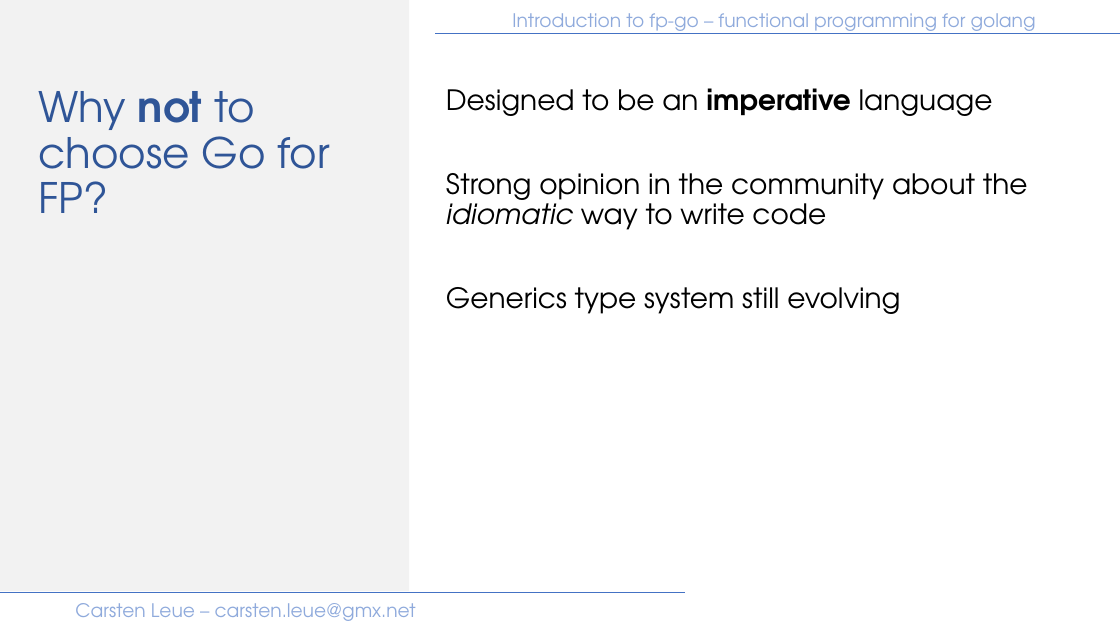
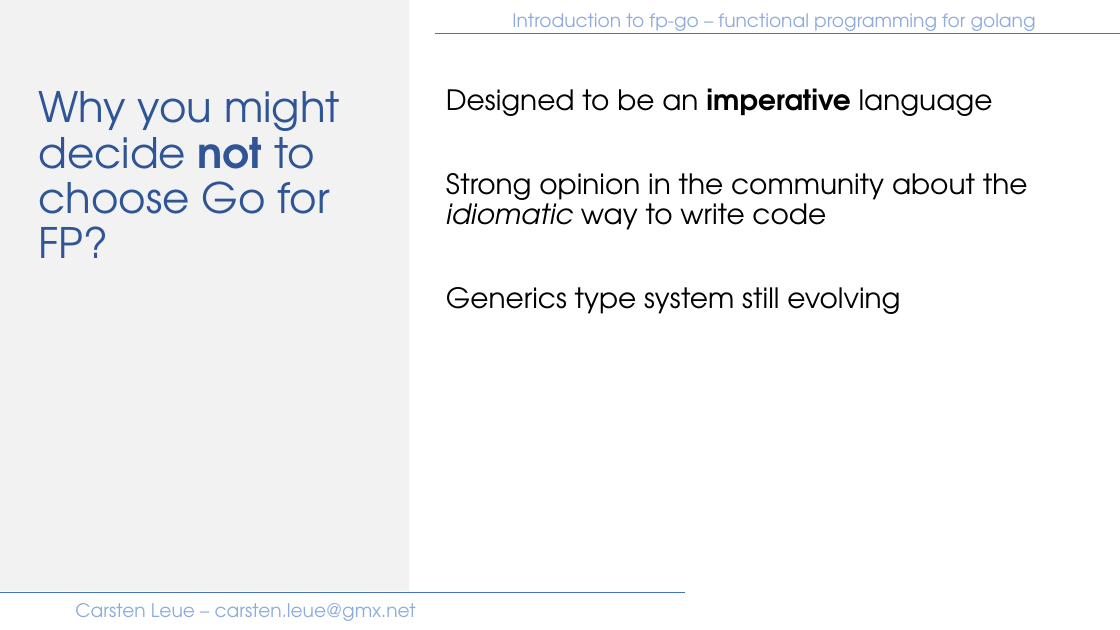
Before and after one commit to IBM/fp-go, a slide deck: slide 10 of samples/presentation/introduction.pptx (slide 9 before the commit). Drawn at 1120x630 pixels with LibreOffice and Linux fonts; fonts in the diff are those of the drawing. Boxes give left, top, right and bottom in pixels: in the first picture for what was removed or moved away, otherwise in the second. Text is boxed around its words. In the diff, an @@ line names an element or a change of style, - is before the commit and + after.

```diff
--- a/samples/presentation/introduction.pptx
+++ b/samples/presentation/introduction.pptx
@@ title at [38, 91, 340, 258]: text changed @@
-Why not to choose Go for FP?
+Why you might decide not to choose Go for FP?
```
Also in this commit, not shown: 3 other slides changed, 1 slide added.
